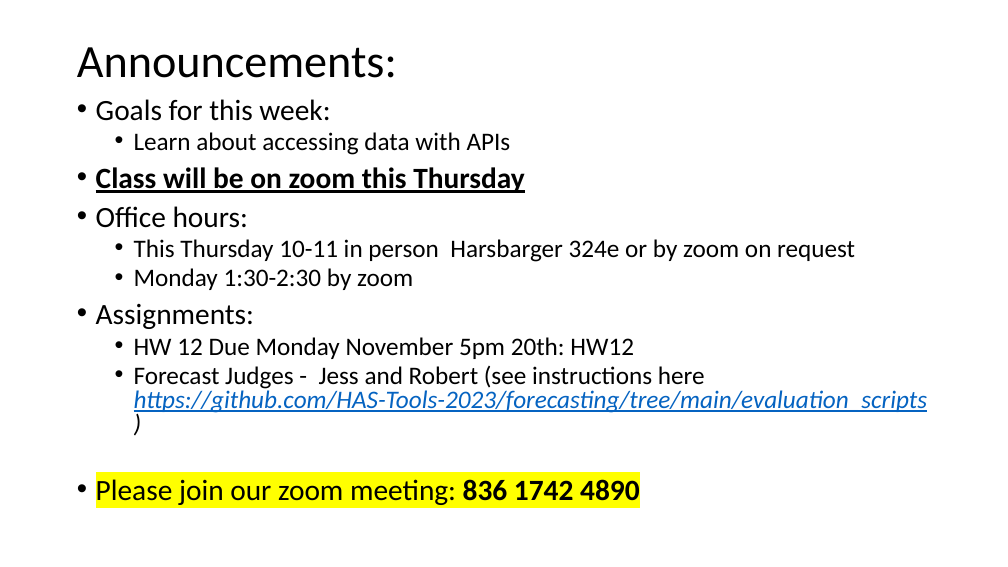
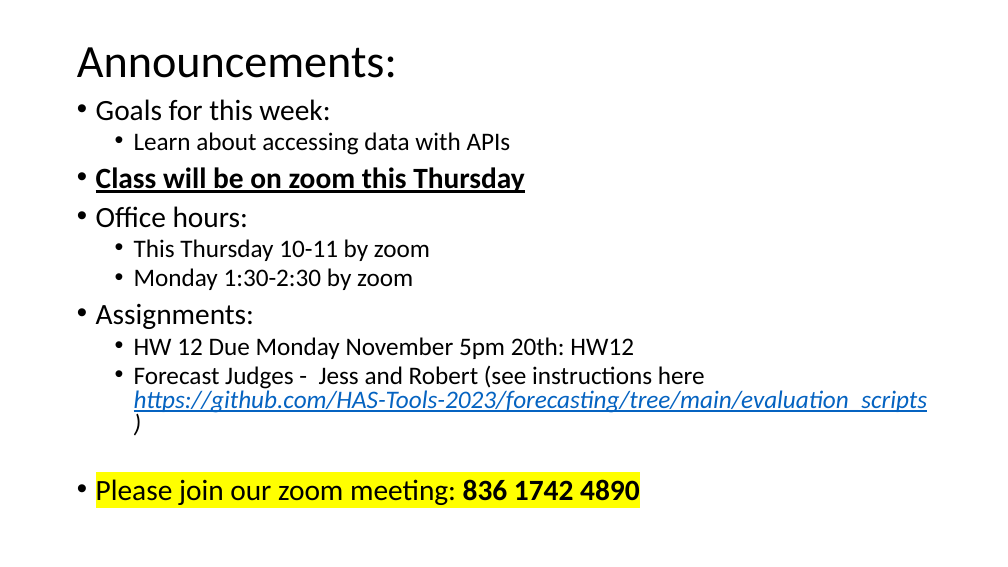
Before and after one commit to HAS-Tools-2023/Course-Materials23, a slide deck: slide 2 of Class_Notes/Week12_API.pptx. Drawn at 1008x567 pixels with LibreOffice and Linux fonts; fonts in the diff are those of the drawing. Boxes give left, top, right and bottom in pixels: in the first picture for what was removed or moved away, otherwise in the second. Text is boxed around its words. In the diff, an @@ line names an element or a change of style, - is before the commit and + after.

```diff
--- a/Class_Notes/Week12_API.pptx
+++ b/Class_Notes/Week12_API.pptx
@@ text at <box>134,239,430,261</box>: text changed @@
-  • This Thursday 10-11 in person Harsbarger 324e or by zoom on request
+  • This Thursday 10-11 by zoom
```
Also in this commit, not shown: 1 other file.
